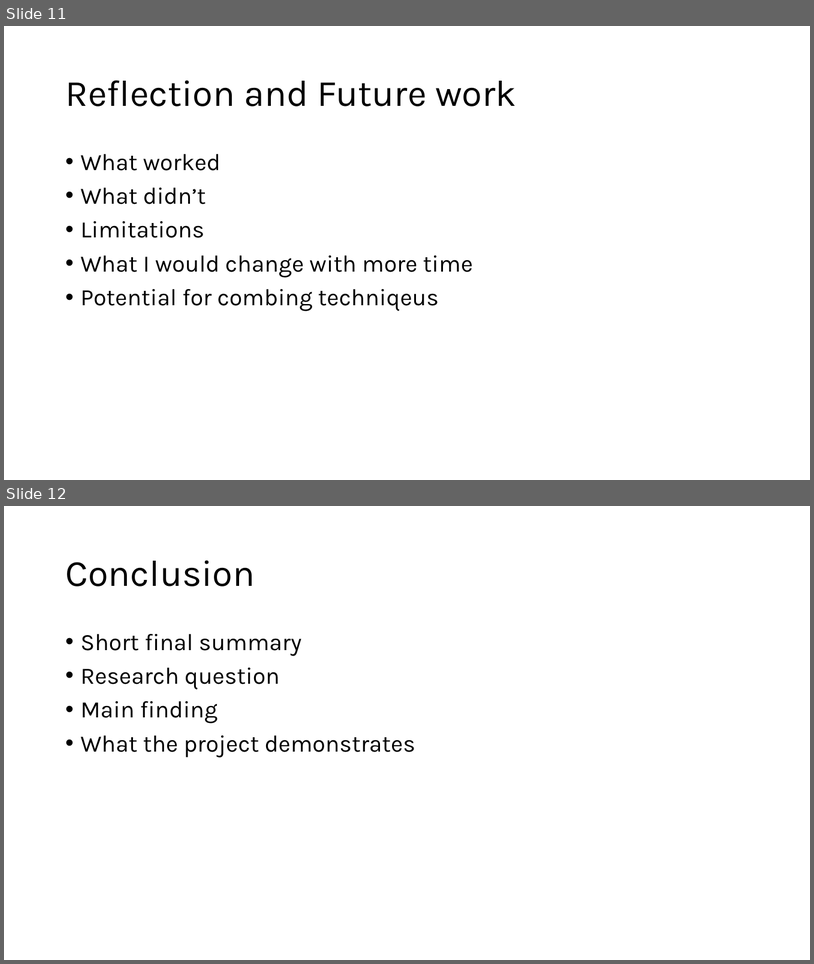
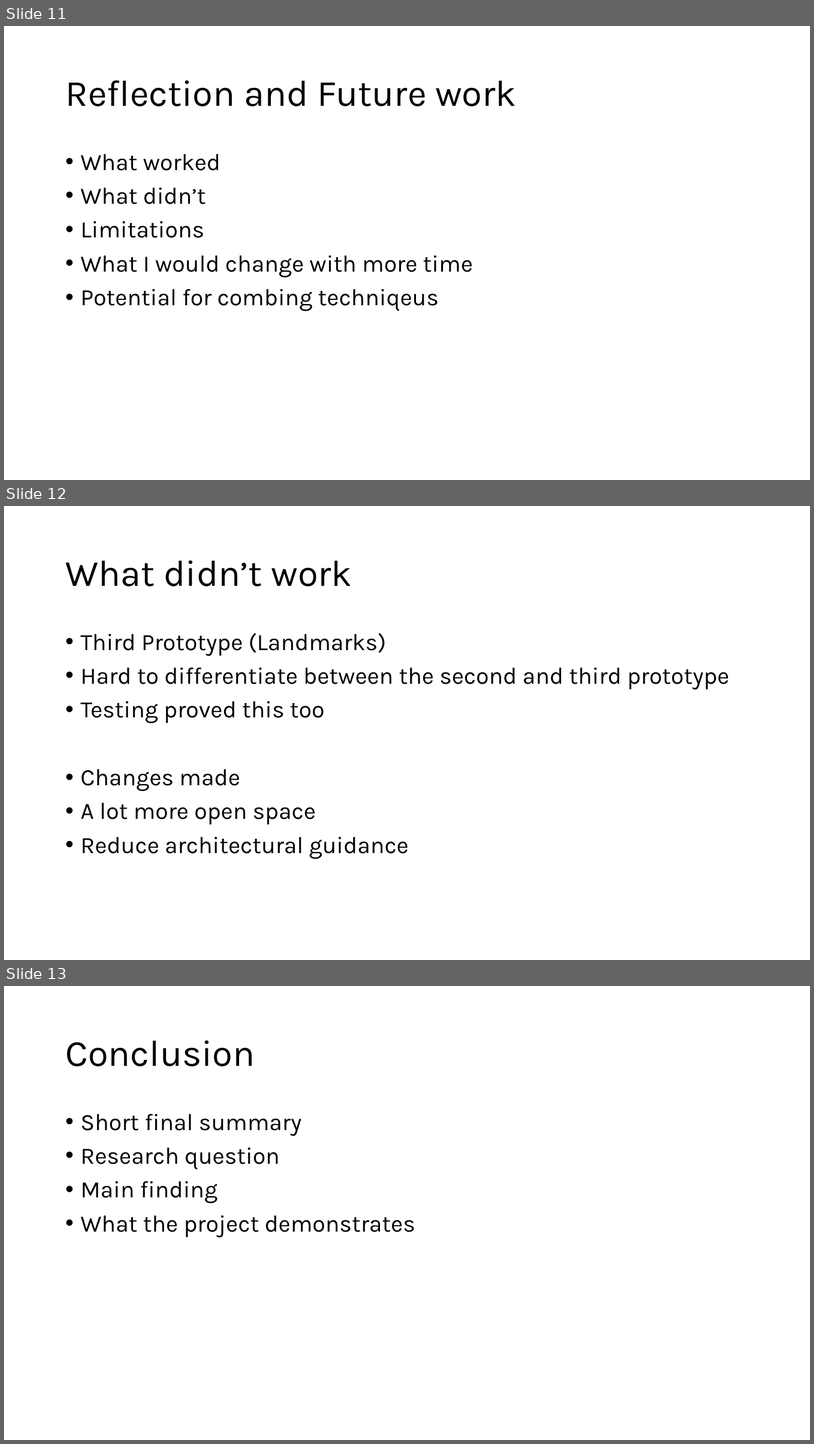
Before and after one commit to Mdot5596/MA-Dissertation, a slide deck: Submission/MockViva.pptx. Shown one above the other, each under a label of ours: slides 11 and 12 before the commit, slides 11, 12 and 13 after it. The pictures are 814x964 and 814x1444 pixels, drawn with LibreOffice and Linux fonts; fonts in the diff are those of the drawing. Boxes give left, top, right and bottom in pixels: in the first picture for what was removed or moved away, otherwise in the second. Text is boxed around its words. In the diff, an @@ line names an element or a change of style, - is before the commit and + after.

Commit message:
Testing results added

```diff
--- a/Submission/MockViva.pptx
+++ b/Submission/MockViva.pptx
@@ slide 12 added at (4,506,810,960), background #FFFFFF @@
@@ title added at (65,560,353,586), 44 pt, text #000000 @@
+What didn’t work
@@ text added at (81,633,730,859), 28 pt, text #000000 @@
+• Third Prototype (Landmarks)
+• Hard to differentiate between the second and third prototype
+• Testing proved this too
+• Changes made
+• A lot more open space
+• Reduce architectural guidance
@@ what was slide 12 is now slide 13 @@
```
Also in this commit, not shown: 1 other file.
